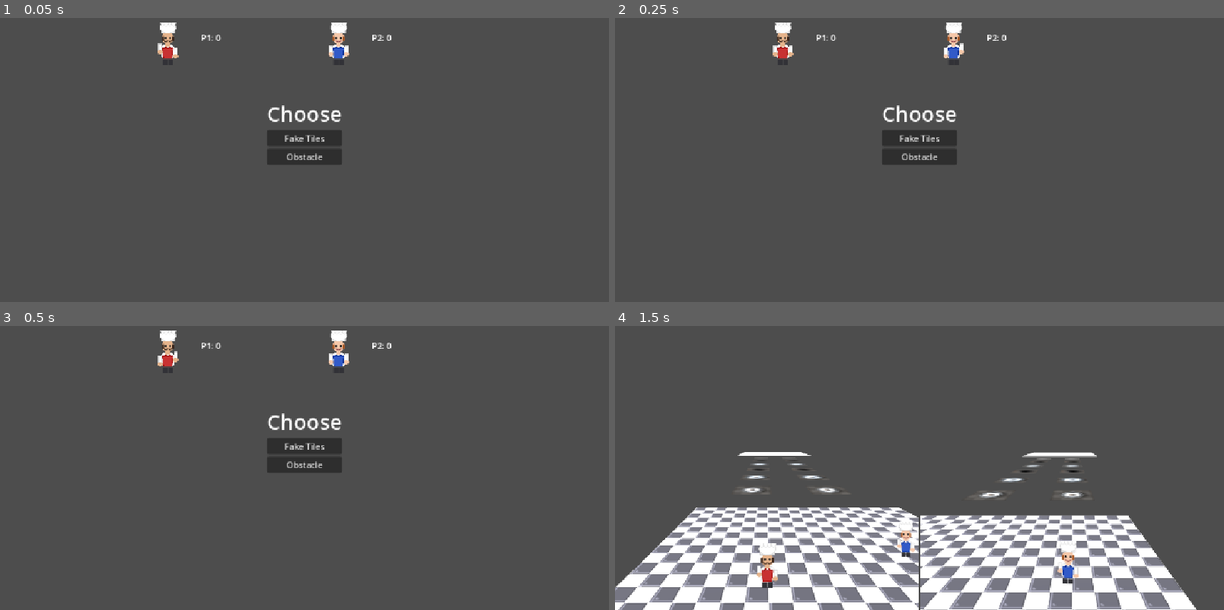
Above: before the commit, frames 1-4 (two rows, left to right).
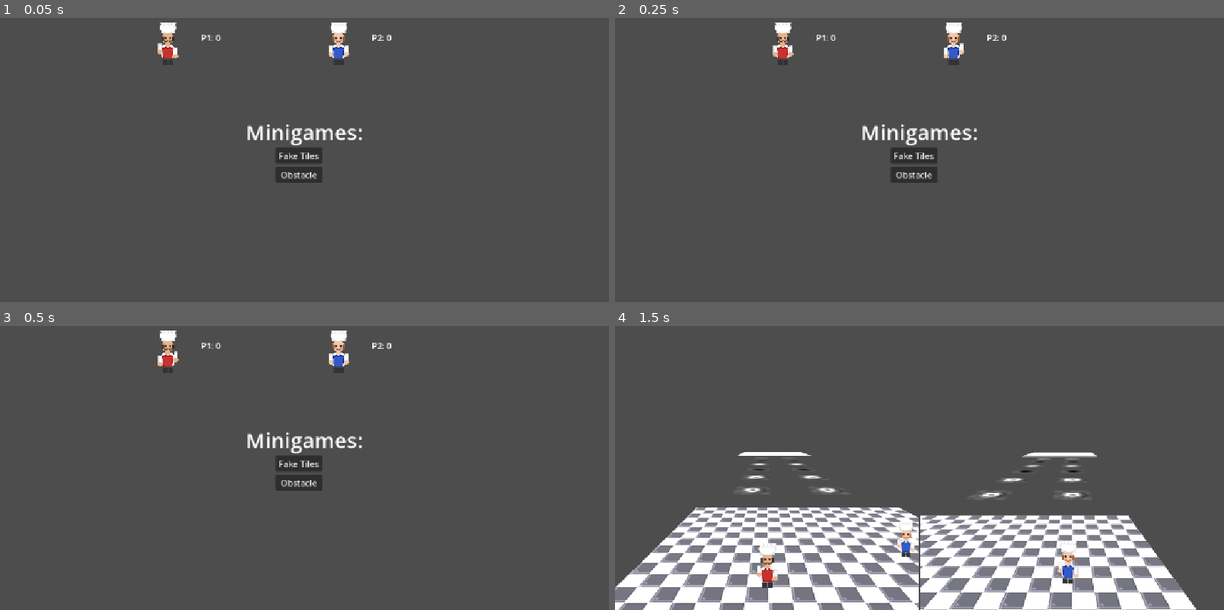
Above: after the commit, the same moments.

Repository: nyyozu/minigametest
Game: Godot game, scene res://Scenes/menu/menu_selecao.tscn
The game is run twice, just before and just after one commit, with the same random seed, the same clock (stepped at 60 frames per second) and the same inputs.
Inputs:
- Up to frame 1 (0.05 s): no input
- Up to frame 2 (0.25 s): no input
- Up to frame 3 (0.5 s): no input
- Up to frame 4 (1.5 s): click "Fake Tiles" at 0.5 s; hold Right (ui_right) from 1.28 s (still down); hold S (S) from 1.28 s (still down); tap A (A) at 1.35 s

The runs differ from the first frame. In frame 1, 1.9% of the frame differs, in the area x 40-60%, y 30-59%; in frame 2, 1.9%; in frame 3, 1.9%; in frame 4, nothing differs.

Commit message:
Corrigido texto do menu de selecao

Diff:
--- a/Scenes/menu/menu_selecao.tscn
+++ b/Scenes/menu/menu_selecao.tscn
@@ -98,16 +98,24 @@
 
 [node name="escolha" type="Label" parent="CenterContainer/VBoxContainer" unique_id=331063368]
 layout_mode = 2
-text = "Choose"
+text = "Minigames:"
 label_settings = SubResource("LabelSettings_smuj2")
 horizontal_alignment = 1
 
-[node name="fake_tiles" type="Button" parent="CenterContainer/VBoxContainer" unique_id=983338461]
-layout_mode = 2
+[node name="fake_tiles" type="Button" parent="." unique_id=983338461]
+layout_mode = 0
+offset_left = 521.0
+offset_top = 355.0
+offset_right = 610.0
+offset_bottom = 386.0
 text = "Fake Tiles"
 
-[node name="obstacle" type="Button" parent="CenterContainer/VBoxContainer" unique_id=918697452]
-layout_mode = 2
+[node name="obstacle" type="Button" parent="." unique_id=918697452]
+layout_mode = 0
+offset_left = 521.0
+offset_top = 391.0
+offset_right = 610.0
+offset_bottom = 422.0
 text = "Obstacle"
 
 [node name="P1" type="Label" parent="." unique_id=563248056]
@@ -134,5 +142,5 @@
 sprite_frames = SubResource("SpriteFrames_smuj2")
 frame_progress = 0.8185849
 
-[connection signal="pressed" from="CenterContainer/VBoxContainer/fake_tiles" to="." method="_on_botao_tiles_falsos_pressed"]
-[connection signal="pressed" from="CenterContainer/VBoxContainer/obstacle" to="." method="_on_obstacle_pressed"]
+[connection signal="pressed" from="fake_tiles" to="." method="_on_botao_tiles_falsos_pressed"]
+[connection signal="pressed" from="obstacle" to="." method="_on_obstacle_pressed"]
